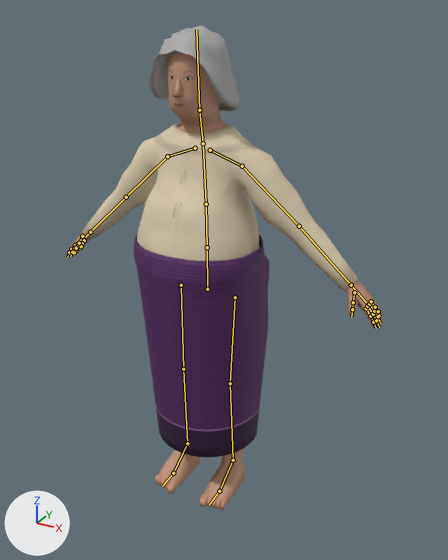
The Blender file assets/models/human_elder_female/human_elder_female_fat.blend as it was, and as the next commit left it.
Before and after are seen from a 50 mm camera at (0.967, -1.643, 1.638) aimed at (0.057, 0.011, 0.811). The lights are fixed; the arrows at lower left show +X, +Y and +Z. The older version comes first. The bones that bend it are drawn over the model as lines.

Objects in the first picture: 'Body', 'Cloth_blouse_sin', 'Cloth_blouse_sin_sin', 'Hair_curly_grey'.
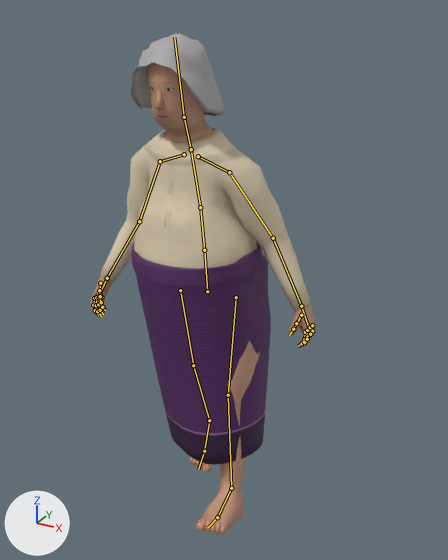
The newer file adds an action. The first version stands in its rest pose; the second is drawn at frame 13 of the action 'walk'.

Location of each change, [x1, y1, x2, y2] in pixels of the pictures (448 x 560 px):
'Cloth_blouse_sin', posed (23% narrower, 7% taller): before [84, 122, 358, 291]; after [100, 128, 310, 309]
'Cloth_blouse_sin_sin', posed: before [134, 235, 269, 458]; after [131, 241, 271, 465]
'Body', posed (28% narrower): before [66, 53, 382, 510]; after [90, 64, 316, 534]
'Hair_curly_grey', posed: before [149, 25, 240, 111]; after [131, 33, 225, 116]
bone 'hips', root to tip: before (207, 289) to (207, 247); after (207, 291) to (204, 250)
bone 'spine', root to tip: before (207, 247) to (206, 204); after (204, 250) to (200, 207)
bone 'chest', root to tip: before (206, 204) to (203, 143); after (200, 207) to (191, 149)
bone 'neck', root to tip: before (203, 143) to (199, 110); after (191, 149) to (184, 117)
bone 'head', root to tip: before (199, 110) to (196, 29); after (184, 117) to (174, 37)
bone 'upper_arm.L', root to tip: before (242, 166) to (299, 226); after (229, 172) to (273, 238)
bone 'forearm.L', root to tip: before (299, 226) to (351, 285); after (273, 238) to (301, 306)
bone 'hand.L', root to tip: before (351, 285) to (368, 305); after (301, 306) to (309, 328)
bone 'index_01.L', root to tip: before (366, 308) to (370, 316); after (305, 332) to (304, 339)
bone 'index_02.L', root to tip: before (370, 316) to (373, 322); after (304, 339) to (302, 343)
bone 'middle_01.L', root to tip: before (367, 306) to (373, 314); after (307, 330) to (307, 337)
bone 'middle_02.L', root to tip: before (373, 314) to (376, 320); after (307, 337) to (304, 342)
bone 'ring_01.L', root to tip: before (369, 304) to (374, 311); after (310, 327) to (310, 334)
bone 'ring_02.L', root to tip: before (374, 311) to (378, 316); after (310, 334) to (307, 339)
bone 'pinky_01.L', root to tip: before (371, 301) to (375, 307); after (312, 325) to (312, 331)
bone 'pinky_02.L', root to tip: before (375, 307) to (378, 311); after (312, 331) to (310, 334)
bone 'thumb_01.L', root to tip: before (354, 292) to (353, 302); after (301, 315) to (296, 323)
bone 'upper_arm.R', root to tip: before (167, 156) to (126, 197); after (160, 161) to (139, 221)
bone 'forearm.R', root to tip: before (126, 197) to (90, 232); after (139, 221) to (107, 278)
bone 'hand.R', root to tip: before (90, 232) to (79, 242); after (107, 278) to (98, 297)
bone 'index_01.R', root to tip: before (75, 245) to (71, 249); after (94, 298) to (93, 305)
bone 'index_02.R', root to tip: before (71, 249) to (69, 252); after (93, 305) to (95, 310)
bone 'middle_01.R', root to tip: before (78, 243) to (74, 248); after (96, 297) to (96, 305)
bone 'middle_02.R', root to tip: before (74, 248) to (72, 252); after (96, 305) to (97, 311)
bone 'ring_01.R', root to tip: before (81, 242) to (78, 246); after (99, 297) to (98, 304)
bone 'ring_02.R', root to tip: before (78, 246) to (76, 249); after (98, 304) to (100, 310)
bone 'pinky_01.R', root to tip: before (84, 240) to (82, 243); after (101, 297) to (101, 302)
bone 'pinky_02.R', root to tip: before (82, 243) to (81, 246); after (101, 302) to (102, 307)
bone 'thumb_01.R', root to tip: before (82, 236) to (79, 243); after (100, 283) to (99, 290)
bone 'thigh.L', root to tip: before (235, 297) to (230, 383); after (236, 297) to (228, 395)
bone 'shin.L', root to tip: before (230, 383) to (233, 460); after (228, 395) to (231, 488)
bone 'foot.L', root to tip: before (233, 460) to (219, 491); after (231, 488) to (217, 517)
bone 'thigh.R', root to tip: before (181, 285) to (183, 369); after (180, 290) to (193, 365)
bone 'shin.R', root to tip: before (183, 369) to (187, 443); after (193, 365) to (209, 420)
bone 'foot.R', root to tip: before (187, 443) to (173, 473); after (209, 420) to (204, 451)
bone 'toe.R', root to tip: before (173, 473) to (162, 486); after (204, 451) to (198, 469)

The edits, one by one:
Bone 'hips' (bone_hips) moves from (0.0, 0.0, 0.0) to (0.0, -0.01, 0.0).
Bone 'hips' (bone_hips) turns from (0, 0, 0) to (0, 4, 4) degrees about its own x, y and z.
Bone 'spine' (bone_spine) turns from (0, 0, 0) to (5, -4, -2) degrees about its own x, y and z.
Bone 'chest' (bone_chest) turns from (0, 0, 0) to (3, -6, 0) degrees about its own x, y and z.
Bone 'neck' (bone_neck) turns from (0, 0, 0) to (-2, 2, 0) degrees about its own x, y and z.
Bone 'head' (bone_head) turns from (0, 0, 0) to (0, 3, 0) degrees about its own x, y and z.
Bone 'upper_arm.L' (bone_upper_arm_l) turns from (0, 0, 0) to (-22, 0, 9) degrees about its own x, y and z.
Bone 'forearm.L' (bone_forearm_l) turns from (0, 0, 0) to (0, 0, -14) degrees about its own x, y and z.
Bone 'hand.L' (bone_hand_l) turns from (0, 0, 0) to (-6, 0, 0) degrees about its own x, y and z.
Bone 'index_01.L' (bone_index_01_l) turns from (0, 0, 0) to (-14, 0, 0) degrees about its own x, y and z.
Bone 'index_02.L' (bone_index_02_l) turns from (0, 0, 0) to (-18, 0, 0) degrees about its own x, y and z.
Bone 'middle_01.L' (bone_middle_01_l) turns from (0, 0, 0) to (-14, 0, 0) degrees about its own x, y and z.
Bone 'middle_02.L' (bone_middle_02_l) turns from (0, 0, 0) to (-18, 0, 0) degrees about its own x, y and z.
Bone 'ring_01.L' (bone_ring_01_l) turns from (0, 0, 0) to (-14, 0, 0) degrees about its own x, y and z.
Bone 'ring_02.L' (bone_ring_02_l) turns from (0, 0, 0) to (-18, 0, 0) degrees about its own x, y and z.
Bone 'pinky_01.L' (bone_pinky_01_l) turns from (0, 0, 0) to (-14, 0, 0) degrees about its own x, y and z.
Bone 'pinky_02.L' (bone_pinky_02_l) turns from (0, 0, 0) to (-18, 0, 0) degrees about its own x, y and z.
Bone 'thumb_01.L' (bone_thumb_01_l) turns from (0, 0, 0) to (-8, 0, 0) degrees about its own x, y and z.
Bone 'upper_arm.R' (bone_upper_arm_r) turns from (0, 0, 0) to (-22, 0, 9) degrees about its own x, y and z.
Bone 'forearm.R' (bone_forearm_r) turns from (0, 0, 0) to (0, 0, 24) degrees about its own x, y and z.
Bone 'hand.R' (bone_hand_r) turns from (0, 0, 0) to (-6, 0, 0) degrees about its own x, y and z.
Bone 'index_01.R' (bone_index_01_r) turns from (0, 0, 0) to (-14, 0, 0) degrees about its own x, y and z.
Bone 'index_02.R' (bone_index_02_r) turns from (0, 0, 0) to (-18, 0, 0) degrees about its own x, y and z.
Bone 'middle_01.R' (bone_middle_01_r) turns from (0, 0, 0) to (-14, 0, 0) degrees about its own x, y and z.
Bone 'middle_02.R' (bone_middle_02_r) turns from (0, 0, 0) to (-18, 0, 0) degrees about its own x, y and z.
Bone 'ring_01.R' (bone_ring_01_r) turns from (0, 0, 0) to (-14, 0, 0) degrees about its own x, y and z.
Bone 'ring_02.R' (bone_ring_02_r) turns from (0, 0, 0) to (-18, 0, 0) degrees about its own x, y and z.
Bone 'pinky_01.R' (bone_pinky_01_r) turns from (0, 0, 0) to (-14, 0, 0) degrees about its own x, y and z.
Bone 'pinky_02.R' (bone_pinky_02_r) turns from (0, 0, 0) to (-18, 0, 0) degrees about its own x, y and z.
Bone 'thumb_01.R' (bone_thumb_01_r) turns from (0, 0, 0) to (-8, 0, 0) degrees about its own x, y and z.
Bone 'thigh.L' (bone_thigh_l) turns from (0, 0, 0) to (17, 0, 2) degrees about its own x, y and z.
Bone 'shin.L' (bone_shin_l) turns from (0, 0, 0) to (-6, 0, 0) degrees about its own x, y and z.
Bone 'foot.L' (bone_foot_l) turns from (0, 0, 0) to (9, 0, 0) degrees about its own x, y and z.
Bone 'thigh.R' (bone_thigh_r) turns from (0, 0, 0) to (-11, 0, -2) degrees about its own x, y and z.
Bone 'shin.R' (bone_shin_r) turns from (0, 0, 0) to (-6, 0, 0) degrees about its own x, y and z.
Bone 'foot.R' (bone_foot_r) turns from (0, 0, 0) to (-12, 0, 0) degrees about its own x, y and z.
Bone 'toe.R' (bone_toe_r) turns from (0, 0, 0) to (-9, 0, 0) degrees about its own x, y and z.
